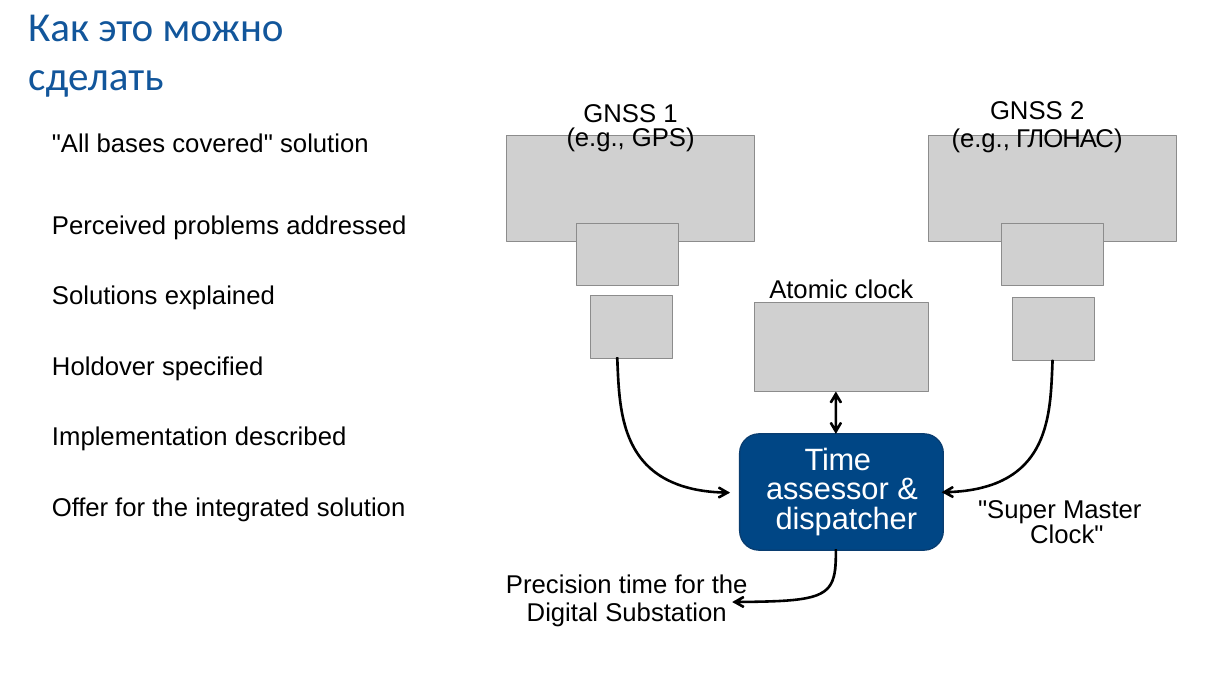
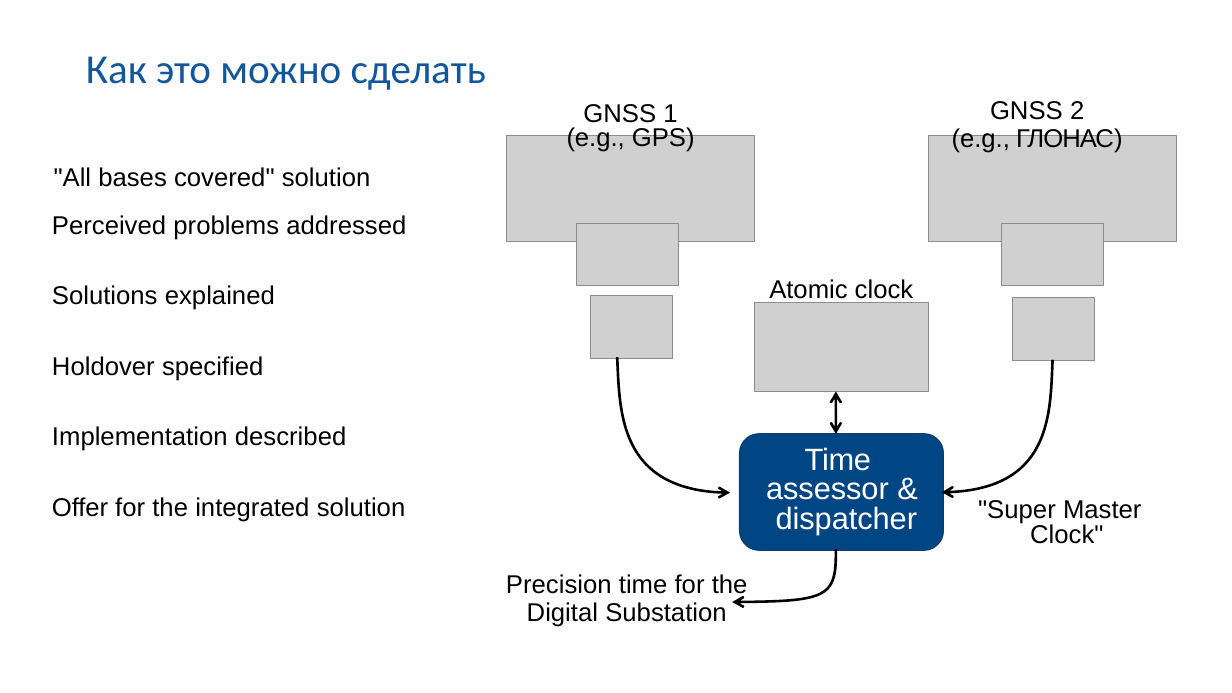
Before and after one commit to SiwaNetwork/QUANTUM, a slide deck: slide 12 of Time-Card/ДОКУМЕНТЫ/МАТЕРИАЛ СТАТЬИ/Применение в энергетике.pptx. Drawn at 1232x693 pixels with LibreOffice and Linux fonts; fonts in the diff are those of the drawing; grey boxes stand for pictures. Boxes give left, top, right and bottom in pixels: in the first picture for what was removed or moved away, otherwise in the second. Text is boxed around its words. In the diff, an @@ line names an element or a change of style, - is before the commit and + after.

```diff
--- a/Time-Card/ДОКУМЕНТЫ/МАТЕРИАЛ СТАТЬИ/Применение в энергетике.pptx
+++ b/Time-Card/ДОКУМЕНТЫ/МАТЕРИАЛ СТАТЬИ/Применение в энергетике.pptx
@@ title "Как это можно сделать" rewrapped from (x1=28, y1=14, x2=284, y2=97) to (x1=86, y1=56, x2=486, y2=90) @@
@@ text ""All bases covered" solution" moved from (x1=52, y1=133, x2=369, y2=153) to (x1=54, y1=167, x2=371, y2=187) @@
```
Also in this commit, not shown: 5 other files.
